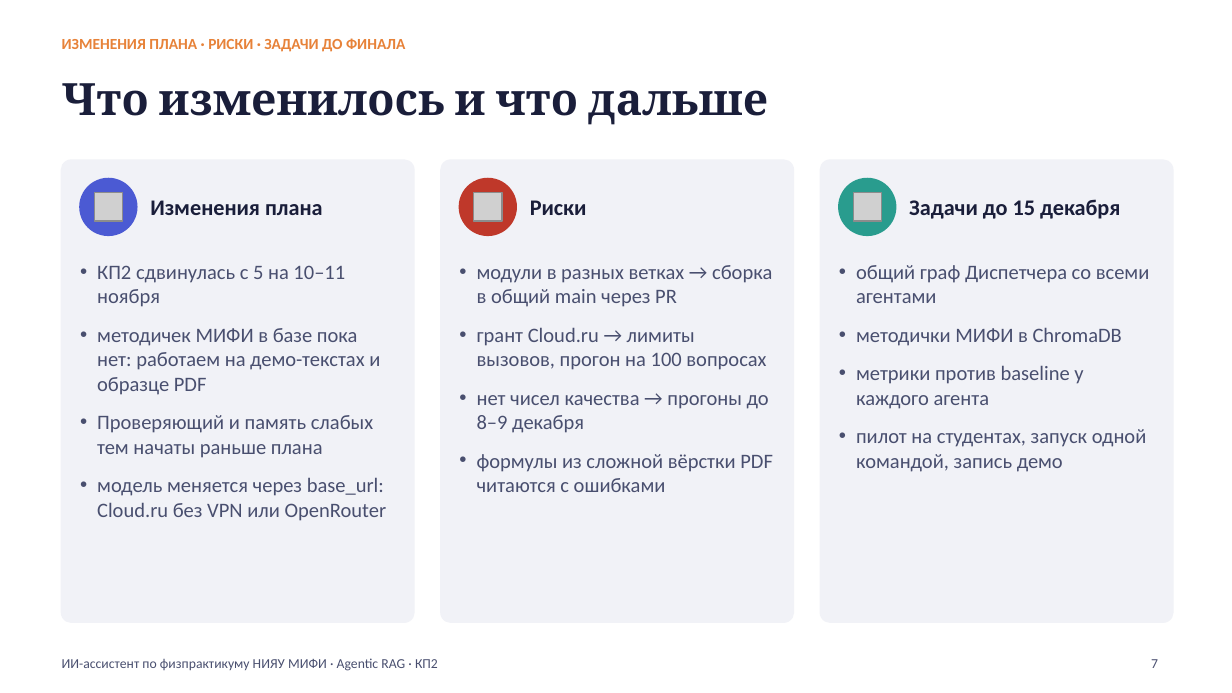
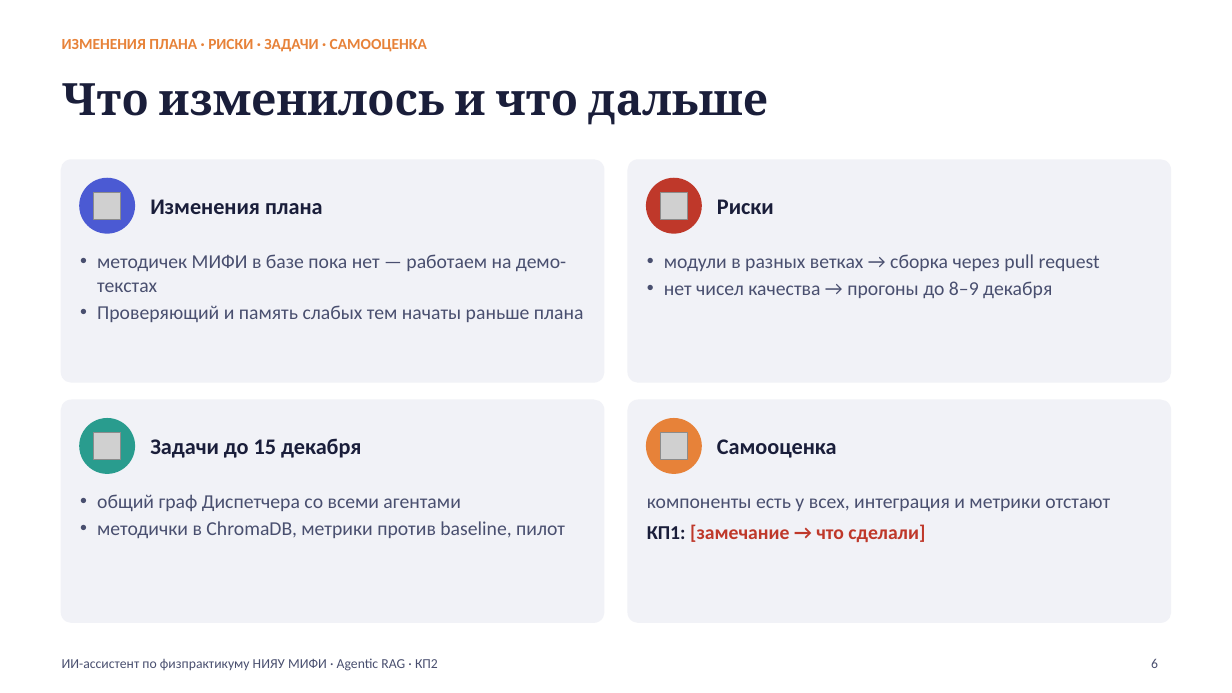
Before and after one commit to mva17/examiner-agent, a slide deck: slide 6 of docs/presentation/KP2_komanda43.pptx (slide 7 before the commit). Drawn at 1232x693 pixels with LibreOffice and Linux fonts; fonts in the diff are those of the drawing; grey boxes stand for pictures. Boxes give left, top, right and bottom in pixels: in the first picture for what was removed or moved away, otherwise in the second. Text is boxed around its words. In the diff, an @@ line names an element or a change of style, - is before the commit and + after.

```diff
--- a/docs/presentation/KP2_komanda43.pptx
+++ b/docs/presentation/KP2_komanda43.pptx
@@ text at bbox=[62, 39, 427, 52]: text changed @@
-ИЗМЕНЕНИЯ ПЛАНА · РИСКИ · ЗАДАЧИ ДО ФИНАЛА
+ИЗМЕНЕНИЯ ПЛАНА · РИСКИ · ЗАДАЧИ · САМООЦЕНКА
@@ rounded rectangle: place and size @@
-rounded rectangle at bbox=[62, 160, 414, 622]
+rounded rectangle at bbox=[62, 160, 604, 382]
@@ rounded rectangle: place and size @@
-rounded rectangle at bbox=[441, 160, 793, 622]
+rounded rectangle at bbox=[628, 160, 1170, 382]
@@ ellipse: place and size @@
-ellipse at bbox=[460, 179, 516, 235]
+ellipse at bbox=[647, 179, 701, 233]
@@ picture: place and size @@
-picture at bbox=[474, 192, 503, 221]
+picture at bbox=[660, 192, 687, 219]
@@ text "Риски": place and size @@
-text "Риски" at bbox=[530, 200, 587, 215]
+text "Риски" at bbox=[717, 199, 774, 214]
@@ text "методичек МИФИ в базе пока ...": place and size @@
-text "методичек МИФИ в базе пока ..." at bbox=[97, 265, 387, 521]
+text "методичек МИФИ в базе пока ..." at bbox=[97, 254, 584, 322]
@@ text at bbox=[97, 254, 566, 292]: text changed; size 12 to 11.5 pt @@
-• КП2 сдвинулась с 5 на 10–11 ноября
-• методичек МИФИ в базе пока нет: работаем на демо-текстах и образце PDF
+• методичек МИФИ в базе пока нет — работаем на демо-текстах
@@ text "модули в разных ветках → ...": place and size @@
-text "модули в разных ветках → ..." at bbox=[477, 265, 773, 492]
+text "модули в разных ветках → ..." at bbox=[664, 254, 1100, 298]
@@ text at bbox=[664, 254, 1100, 271]: text changed; size 12 to 11.5 pt @@
-• модули в разных ветках → сборка в общий main через PR
-• грант Cloud.ru → лимиты вызовов, прогон на 100 вопросах
+• модули в разных ветках → сборка через pull request
@@ text at bbox=[664, 281, 1052, 298]: size 12 to 11.5 pt in "нет чисел качества → прогоны до 8–9 ..."; less space between paragraphs @@
@@ text at bbox=[97, 305, 584, 322]: size 12 to 11.5 pt in "Проверяющий и память слабых тем начаты раньше ..."; less space between paragraphs @@
@@ proportions changed in 3 elements at bbox=[62, 160, 604, 382], bbox=[628, 160, 1170, 382], bbox=[62, 400, 604, 622] @@
@@ rounded rectangle: place and size @@
-rounded rectangle at bbox=[821, 160, 1173, 622]
+rounded rectangle at bbox=[62, 400, 604, 622]
@@ ellipse: place and size @@
-ellipse at bbox=[839, 179, 896, 235]
+ellipse at bbox=[80, 419, 134, 473]
@@ rounded rectangle added at bbox=[628, 400, 1170, 622], fill #F1F2F7, outline #F1F2F7 1 pt @@
@@ ellipse added at bbox=[647, 419, 701, 473], fill #E78239, outline #E78239 1 pt @@
@@ picture: place and size @@
-picture at bbox=[853, 192, 881, 221]
+picture at bbox=[94, 432, 121, 460]
@@ text "Задачи до 15 декабря": place and size @@
-text "Задачи до 15 декабря" at bbox=[909, 199, 1120, 219]
+text "Задачи до 15 декабря" at bbox=[150, 438, 361, 458]
@@ picture added at bbox=[660, 432, 687, 460] @@
@@ text added at bbox=[717, 439, 837, 458], 13 pt, text #1A1E3A, bold @@
+Самооценка
@@ text at bbox=[97, 477, 387, 521]: paragraph removed @@
-• модель меняется через base_url: Cloud.ru без VPN или OpenRouter
@@ text at bbox=[477, 454, 773, 492]: paragraph removed @@
-• формулы из сложной вёрстки PDF читаются с ошибками
@@ text "общий граф Диспетчера со всеми ...": place and size @@
-text "общий граф Диспетчера со всеми ..." at bbox=[856, 265, 1150, 472]
+text "общий граф Диспетчера со всеми ..." at bbox=[97, 494, 565, 538]
@@ text at bbox=[97, 494, 460, 511]: size 12 to 11.5 pt in "общий граф Диспетчера со всеми агентами"; less space between paragraphs @@
@@ text added at bbox=[647, 498, 1110, 542], 11.5 pt, text #494F6F @@
+компоненты есть у всех, интеграция и метрики отстают
+КП1: [замечание → что сделали]
@@ text at bbox=[97, 521, 565, 538]: text changed; size 12 to 11.5 pt @@
-• методички МИФИ в ChromaDB
-• метрики против baseline у каждого агента
-• пилот на студентах, запуск одной командой, запись демо
+• методички в ChromaDB, метрики против baseline, пилот
@@ page number at bbox=[1151, 659, 1158, 668]: text changed @@
-7
+6
```
Also in this commit, not shown: 2 slides removed, 1 other file.
